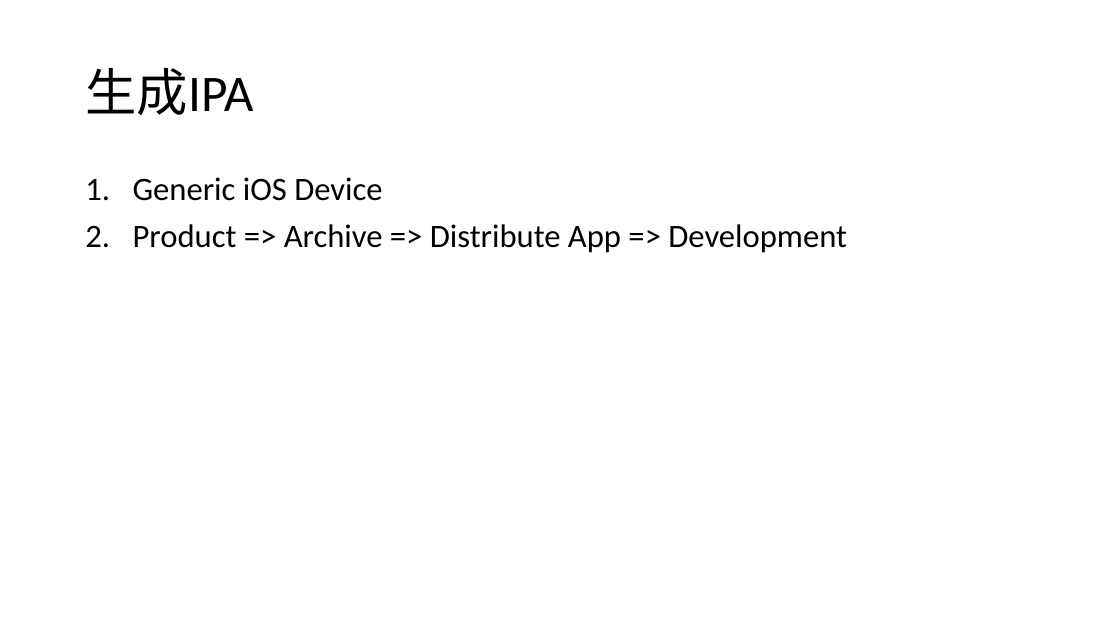
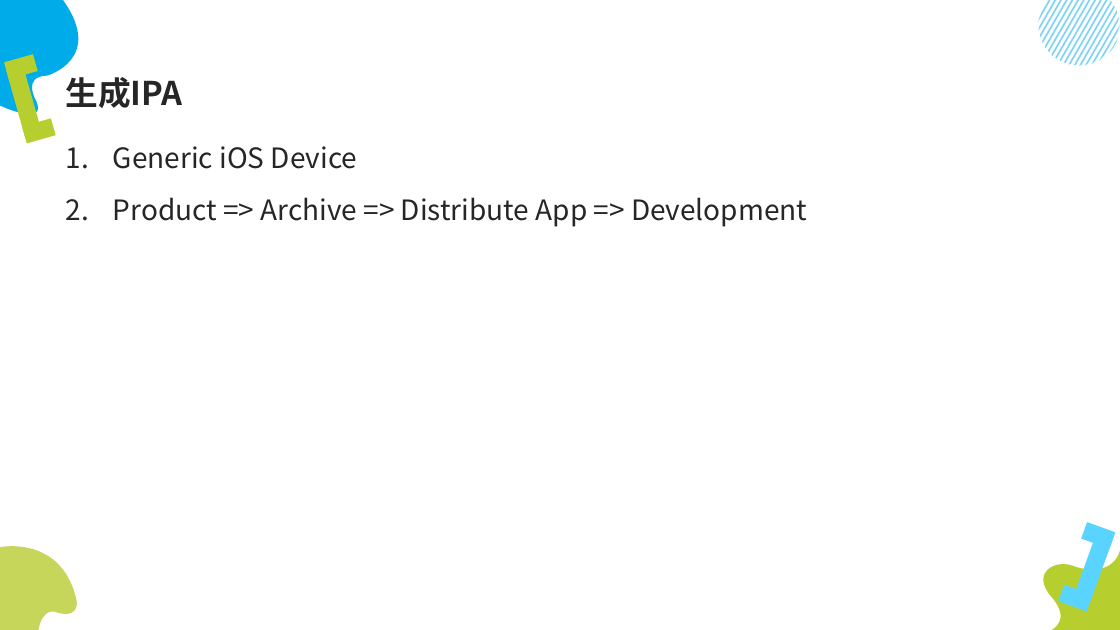
Before and after one commit to lumin824/hello-react-native, a slide deck: slide 12 of linkgap/ReactNative开发.pptx (slide 11 before the commit). Drawn at 1120x630 pixels with LibreOffice and Linux fonts; fonts in the diff are those of the drawing. Boxes give left, top, right and bottom in pixels: in the first picture for what was removed or moved away, otherwise in the second. Text is boxed around its words. In the diff, an @@ line names an element or a change of style, - is before the commit and + after.

```diff
--- a/linkgap/ReactNative开发.pptx
+++ b/linkgap/ReactNative开发.pptx
@@ freeform shape added at [0, 0, 105, 128], fill #00ABE9 @@
@@ title "生成IPA": place and size @@
-title "生成IPA" at [85, 68, 253, 115]
+title "生成IPA" at [66, 77, 183, 108]
@@ title "生成IPA" at [66, 77, 183, 108]: size 44 to 28 pt, font Calibri to Noto Sans CJK SC, text colour #000000 to #262626, bold on; line spacing 0.9 to 1.2; vertical alignment middle to bottom @@
@@ group added at [1038, 0, 1120, 66]: 17 freeform shapes @@
@@ line added from (7, 71) to (35, 63), #B7CE2F 15 pt @@
@@ line added from (14, 67) to (34, 137), #B7CE2F 15 pt @@
@@ line added from (24, 135) to (53, 127), #B7CE2F 15 pt @@
@@ text "Generic iOS Device": place and size @@
-text "Generic iOS Device" at [133, 177, 847, 253]
+text "Generic iOS Device" at [113, 146, 807, 227]
@@ text "Generic iOS Device" at [113, 146, 807, 227]: size 28 to 24 pt, font Calibri to Noto Sans CJK SC, text colour #000000 to #262626; line spacing 0.9 to 1.2 @@
@@ freeform shape added at [0, 535, 81, 630], fill #C6D65B @@
@@ line added from (1081, 602) to (1106, 534), #59D3FF 15 pt @@
@@ line added from (1112, 541) to (1085, 530), #59D3FF 15 pt @@
@@ freeform shape added at [1031, 551, 1120, 630], fill #B7CE2F @@
@@ line added from (1090, 603) to (1062, 593), #59D3FF 15 pt @@
```
Also in this commit, not shown: 17 other slides changed, 1 slide added.
